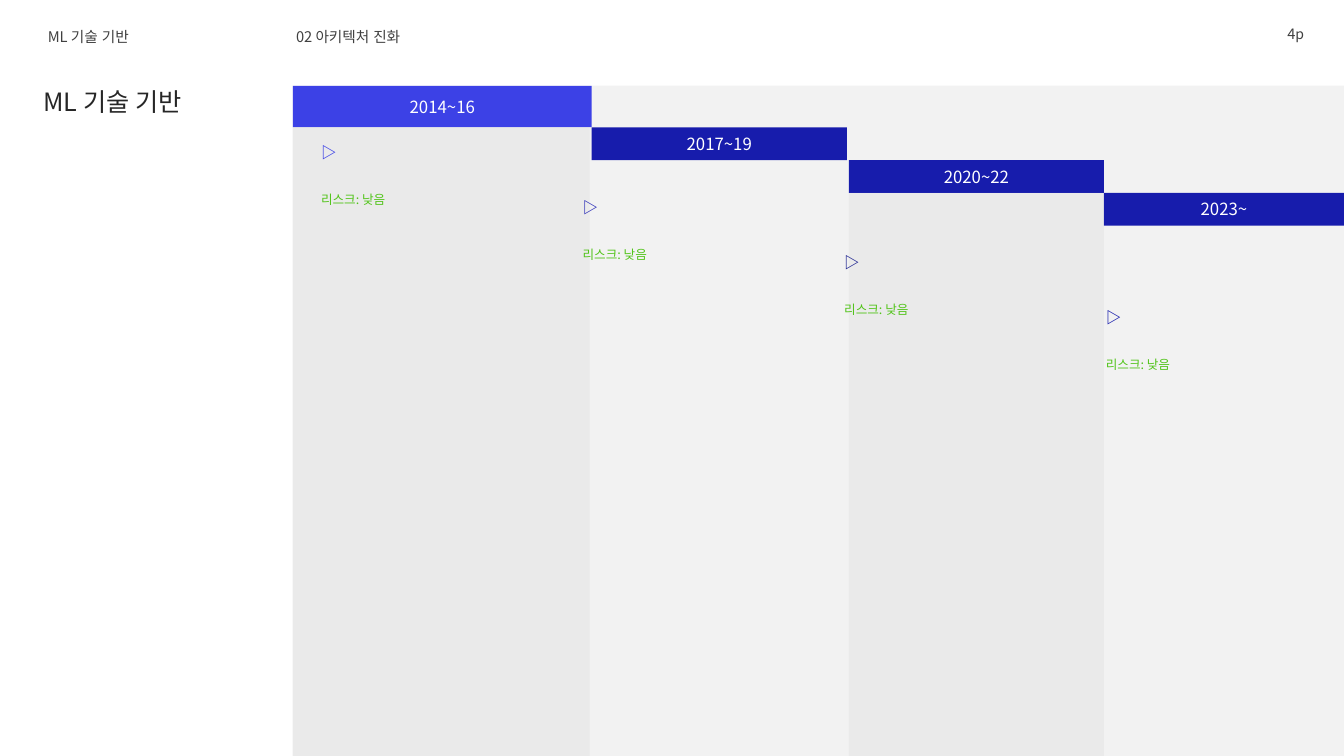
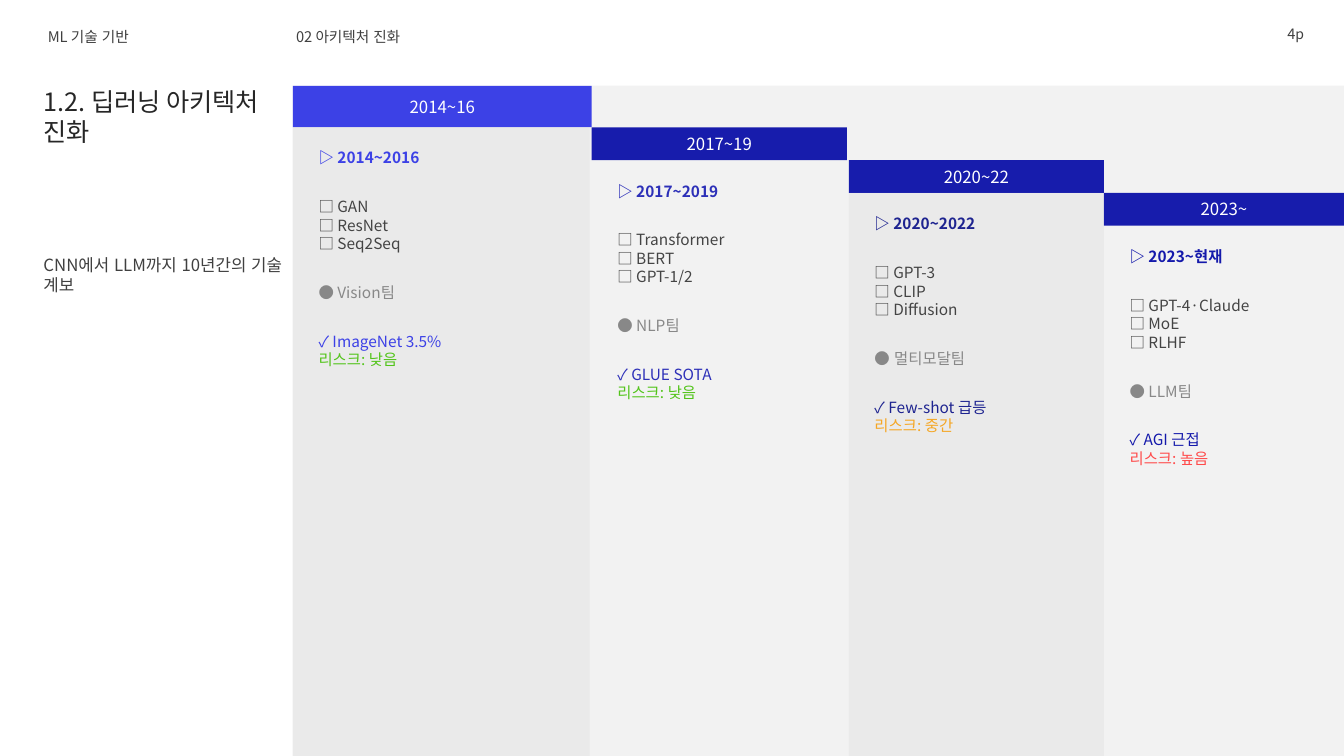
Before and after one commit to lhs6395-hslee/2026-gsn-pptx, a slide deck: slide 4 of result/머신러닝_심층_기술_가이드_재현검증.pptx. Drawn at 1344x756 pixels with LibreOffice and Linux fonts; fonts in the diff are those of the drawing; background and template pictures are left out. Boxes give left, top, right and bottom in pixels: in the first picture for what was removed or moved away, otherwise in the second. Text is boxed around its words. In the diff, an @@ line names an element or a change of style, - is before the commit and + after.

```diff
--- a/result/머신러닝_심층_기술_가이드_재현검증.pptx
+++ b/result/머신러닝_심층_기술_가이드_재현검증.pptx
@@ text at (x1=43, y1=90, x2=259, y2=143): text changed @@
-ML 기술 기반
+1.2. 딥러닝 아키텍처 진화
@@ text at (x1=332, y1=151, x2=442, y2=351): text changed; bold off @@
-▷
+▷ 2014~2016
+□ GAN
+□ ResNet
+□ Seq2Seq
+● Vision팀
+✓ ImageNet 3.5%
@@ text "▷ 2017~2019" moved from (x1=583, y1=248, x2=647, y2=260) to (x1=617, y1=185, x2=724, y2=399) @@
@@ text at (x1=631, y1=185, x2=724, y2=380): text changed; text colour #2D30B8 to #444444; bold off @@
-▷
+▷ 2017~2019
+□ Transformer
+□ BERT
+□ GPT-1/2
+● NLP팀
+✓ GLUE SOTA
@@ text at (x1=874, y1=217, x2=986, y2=432): text changed; size 9 to 11 pt; text colour #52C41A to #1E2490 @@
-▷
-리스크: 낮음
+▷ 2020~2022
+□ GPT-3
+□ CLIP
+□ Diffusion
+● 멀티모달팀
+✓ Few-shot 급등
+리스크: 중간
@@ text added at (x1=43, y1=257, x2=282, y2=293), 12 pt, text #404040 @@
+CNN에서 LLM까지 10년간의 기술 계보
@@ text at (x1=1130, y1=249, x2=1249, y2=465): text changed; size 9 to 11 pt; text colour #52C41A to #444444 @@
-▷
-리스크: 낮음
+▷ 2023~현재
+□ GPT-4·Claude
+□ MoE
+□ RLHF
+● LLM팀
+✓ AGI 근접
+리스크: 높음
@@ text at (x1=319, y1=350, x2=397, y2=366): size 9 to 11 pt in "리스크: 낮음" @@
@@ text at (x1=617, y1=385, x2=696, y2=399): size 9 to 11 pt in "리스크: 낮음" @@
```
Also in this commit, not shown: 11 other slides changed, 5 other files.
